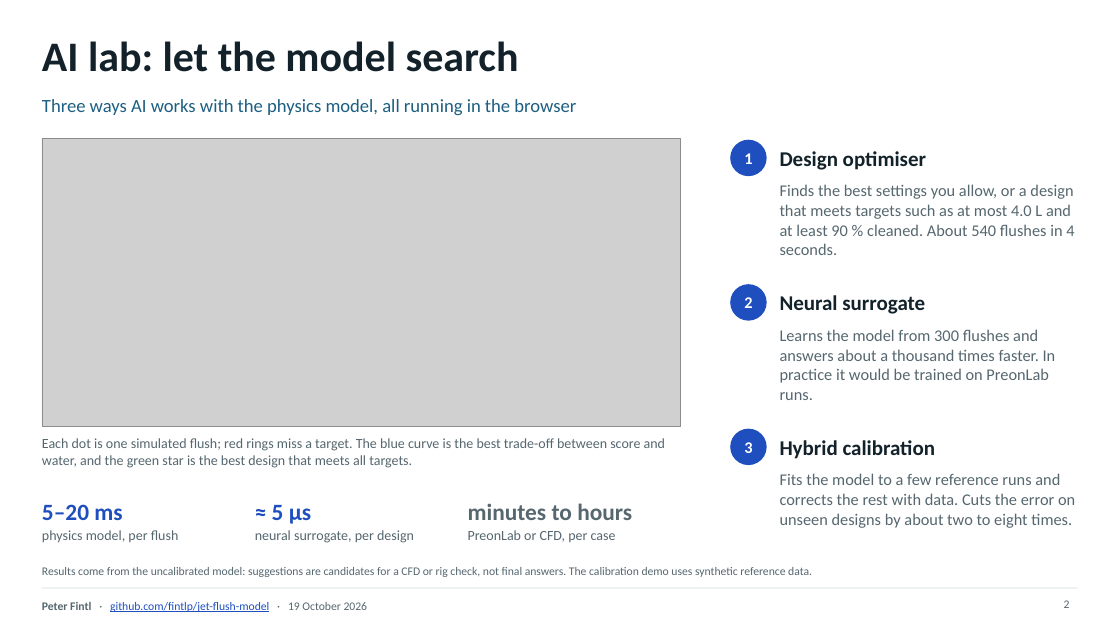
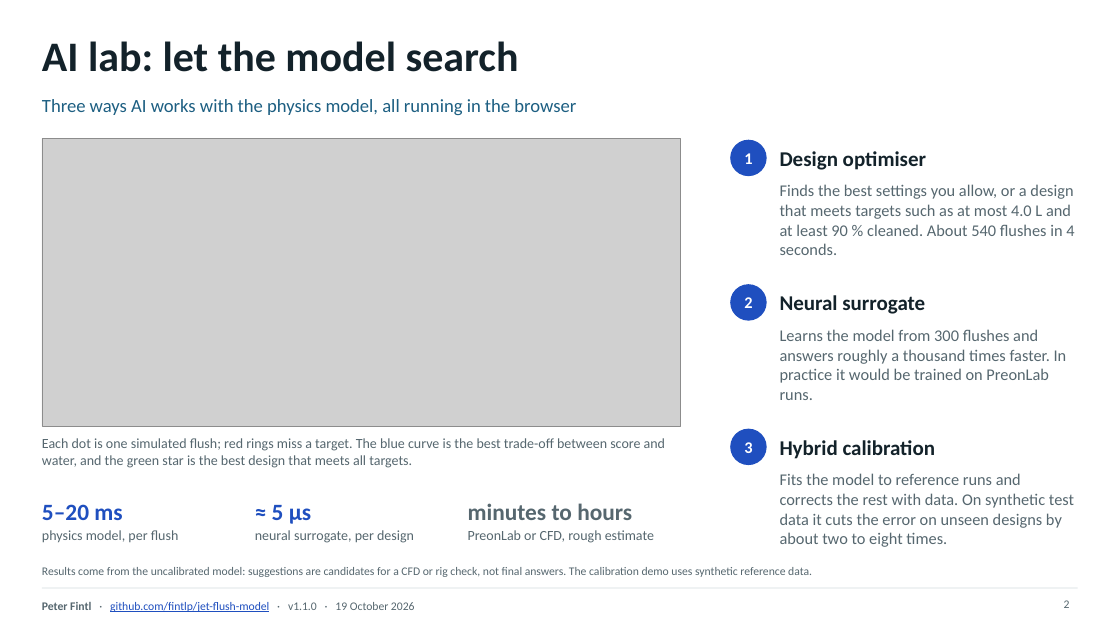
Before and after one commit to fintlp/jet-flush-model, a slide deck: slide 2 of slides/jet-flush-model.pptx. Drawn at 1120x630 pixels with LibreOffice and Linux fonts; fonts in the diff are those of the drawing; grey boxes stand for pictures. Boxes give left, top, right and bottom in pixels: in the first picture for what was removed or moved away, otherwise in the second. Text is boxed around its words. In the diff, an @@ line names an element or a change of style, - is before the commit and + after.

```diff
--- a/slides/jet-flush-model.pptx
+++ b/slides/jet-flush-model.pptx
@@ text at box(780, 329, 1067, 400): text changed @@
-Learns the model from 300 flushes and answers about a thousand times faster. In practice it would be trained on PreonLab runs.
+Learns the model from 300 flushes and answers roughly a thousand times faster. In practice it would be trained on PreonLab runs.
@@ text at box(780, 473, 1074, 547): text changed @@
-Fits the model to a few reference runs and corrects the rest with data. Cuts the error on unseen designs by about two to eight times.
+Fits the model to reference runs and corrects the rest with data. On synthetic test data it cuts the error on unseen designs by about two to eight times.
@@ text at box(468, 530, 654, 543): text changed @@
-PreonLab or CFD, per case
+PreonLab or CFD, rough estimate
@@ text at box(42, 602, 415, 612): text changed @@
-Peter Fintl · github.com/fintlp/jet-flush-model · 19 October 2026
+Peter Fintl · github.com/fintlp/jet-flush-model · v1.1.0 · 19 October 2026
```
Also in this commit, not shown: 2 other slides changed, 20 other files.
